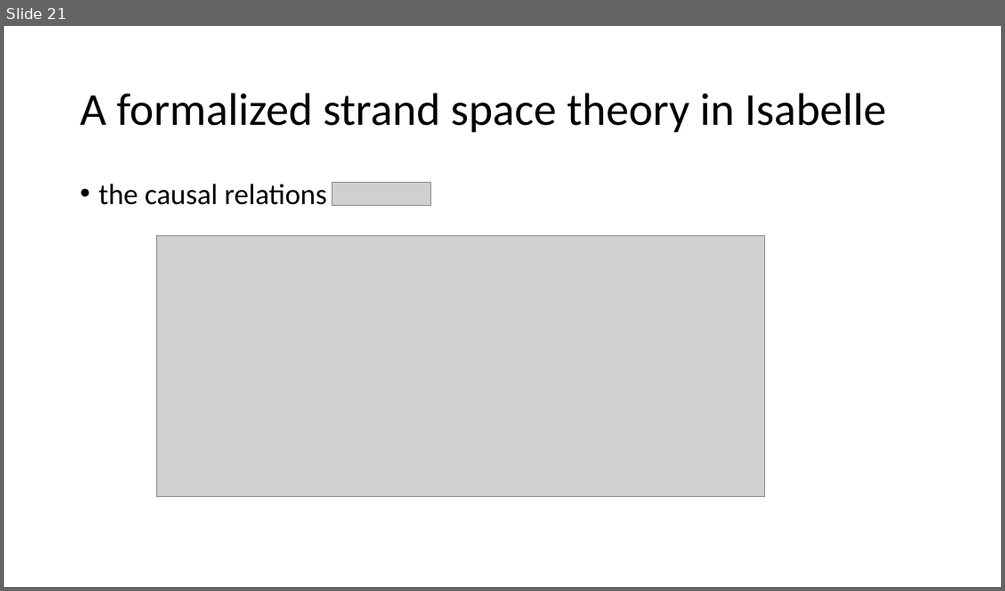
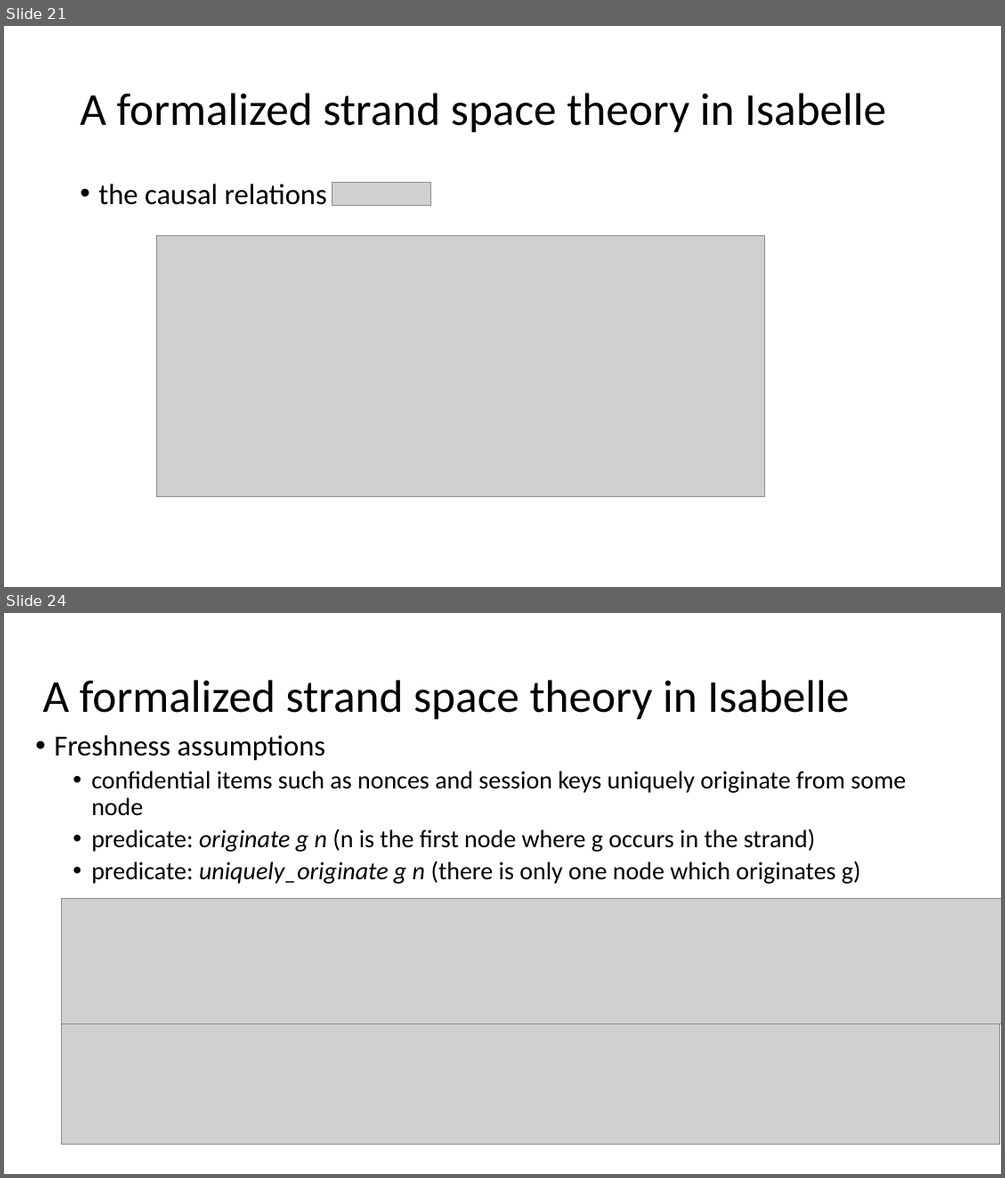
Before and after one commit to bacmive/paper_notes, a slide deck: notes7-strand space.pptx. Shown one above the other, each under a label of ours: slide 21 before the commit, slides 21 and 24 after it; the slides between them are not shown. The pictures are 1005x591 and 1005x1178 pixels, drawn with LibreOffice and Linux fonts; fonts in the diff are those of the drawing; grey boxes stand for pictures. Boxes give left, top, right and bottom in pixels: in the first picture for what was removed or moved away, otherwise in the second. Text is boxed around its words. In the diff, an @@ line names an element or a change of style, - is before the commit and + after.

Commit message:
strand

```diff
--- a/notes7-strand space.pptx
+++ b/notes7-strand space.pptx
@@ slide 24 added at [4, 613, 1001, 1174], background #FFFFFF @@
@@ title added at [43, 680, 849, 720], 44 pt, text #000000 @@
+A formalized strand space theory in Isabelle
@@ text added at [54, 735, 906, 884], 24 pt, text #000000 @@
+• Freshness assumptions
+  • confidential items such as nonces and session keys uniquely originate from some node
+  • predicate: originate g n (n is the first node where g occurs in the strand)
+  • predicate: uniquely_originate g n (there is only one node which originates g)
@@ picture added at [62, 899, 1001, 1024] @@
@@ picture added at [62, 1024, 1000, 1144] @@
```
Also in this commit, not shown: 1 slide changed, 6 other slides added.
